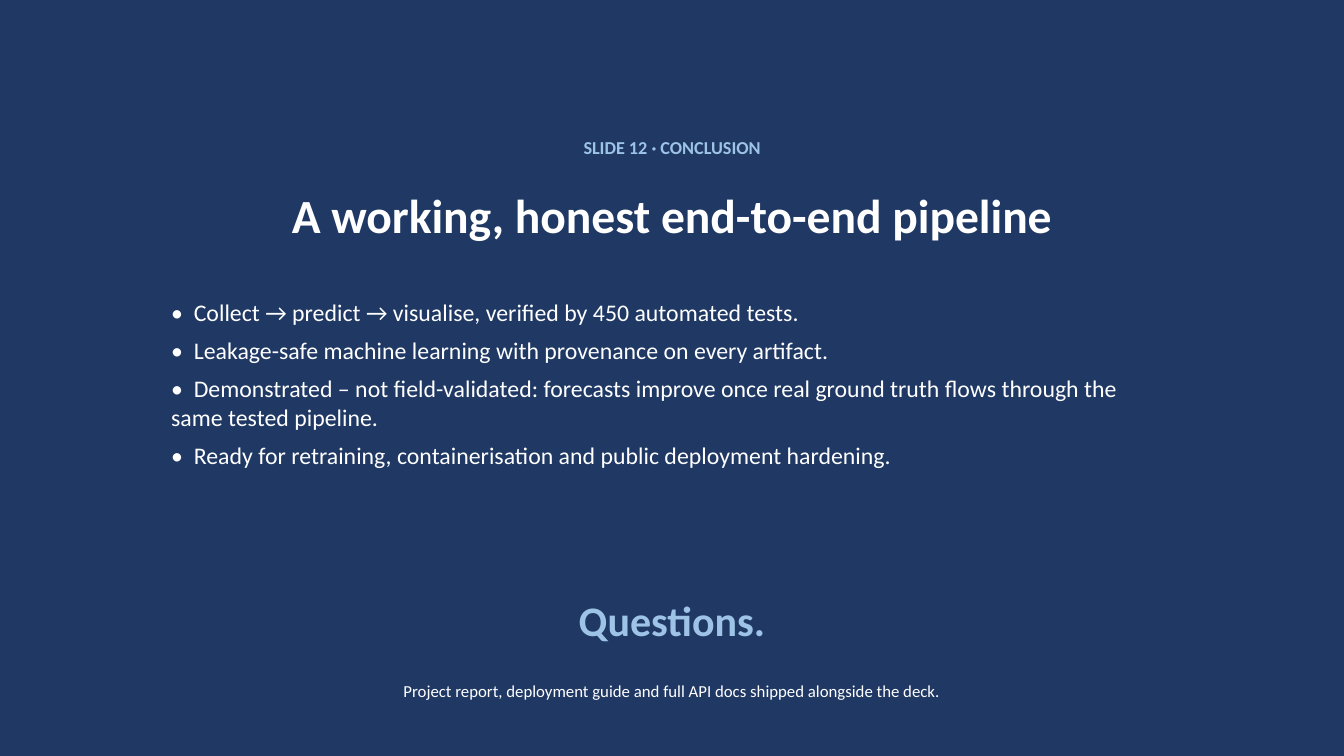
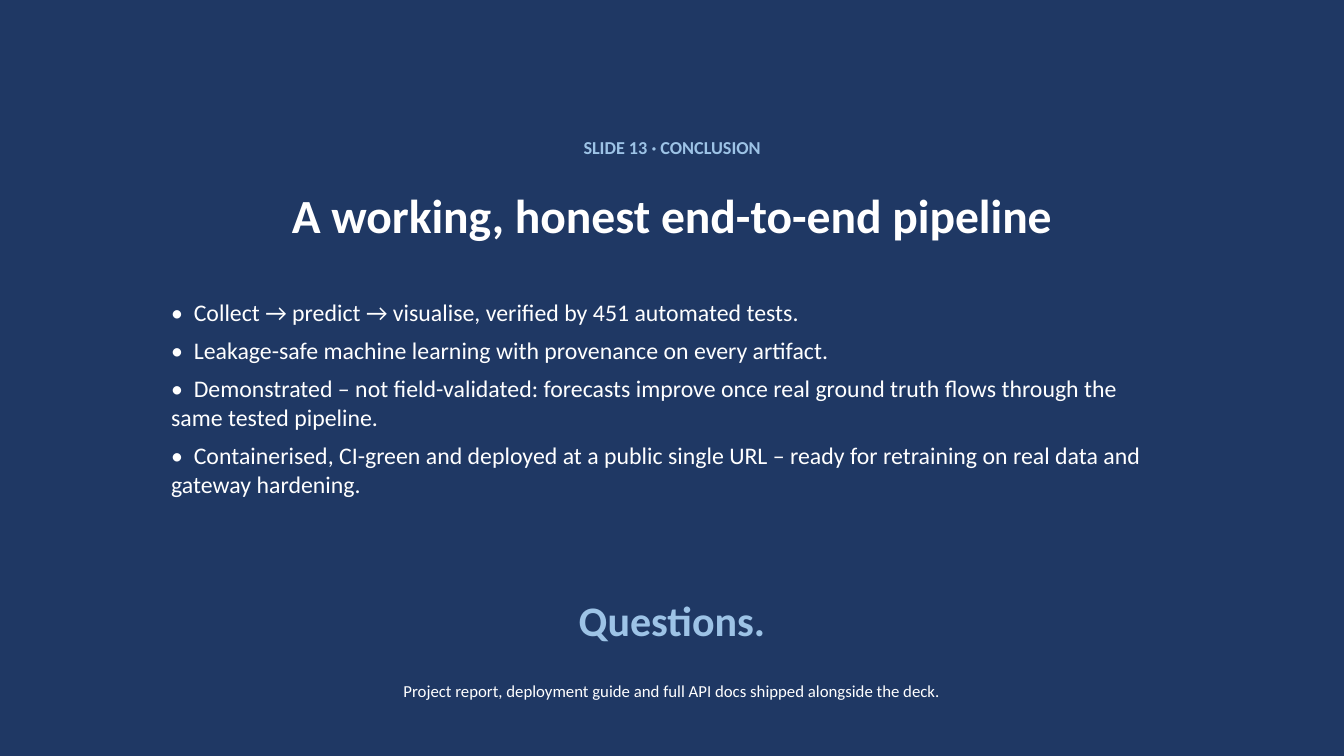
Before and after one commit to ranjith11102007/traffic-congestion-prediction, a slide deck: slide 13 of submission/AI_Traffic_Congestion_Prediction_Presentation.pptx (slide 12 before the commit). Drawn at 1344x756 pixels with LibreOffice and Linux fonts; fonts in the diff are those of the drawing. Boxes give left, top, right and bottom in pixels: in the first picture for what was removed or moved away, otherwise in the second. Text is boxed around its words. In the diff, an @@ line names an element or a change of style, - is before the commit and + after.

```diff
--- a/submission/AI_Traffic_Congestion_Prediction_Presentation.pptx
+++ b/submission/AI_Traffic_Congestion_Prediction_Presentation.pptx
@@ text at <box>584,142,760,154</box>: text changed @@
-SLIDE 12 · CONCLUSION
+SLIDE 13 · CONCLUSION
@@ text at <box>194,304,799,325</box>: text changed @@
-• Collect → predict → visualise, verified by 450 automated tests.
+• Collect → predict → visualise, verified by 451 automated tests.
@@ text at <box>171,447,1139,497</box>: text changed @@
-• Ready for retraining, containerisation and public deployment hardening.
+• Containerised, CI-green and deployed at a public single URL – ready for retraining on real data and gateway hardening.
```
Also in this commit, not shown: 3 other slides changed, 1 slide added, 8 other files.
